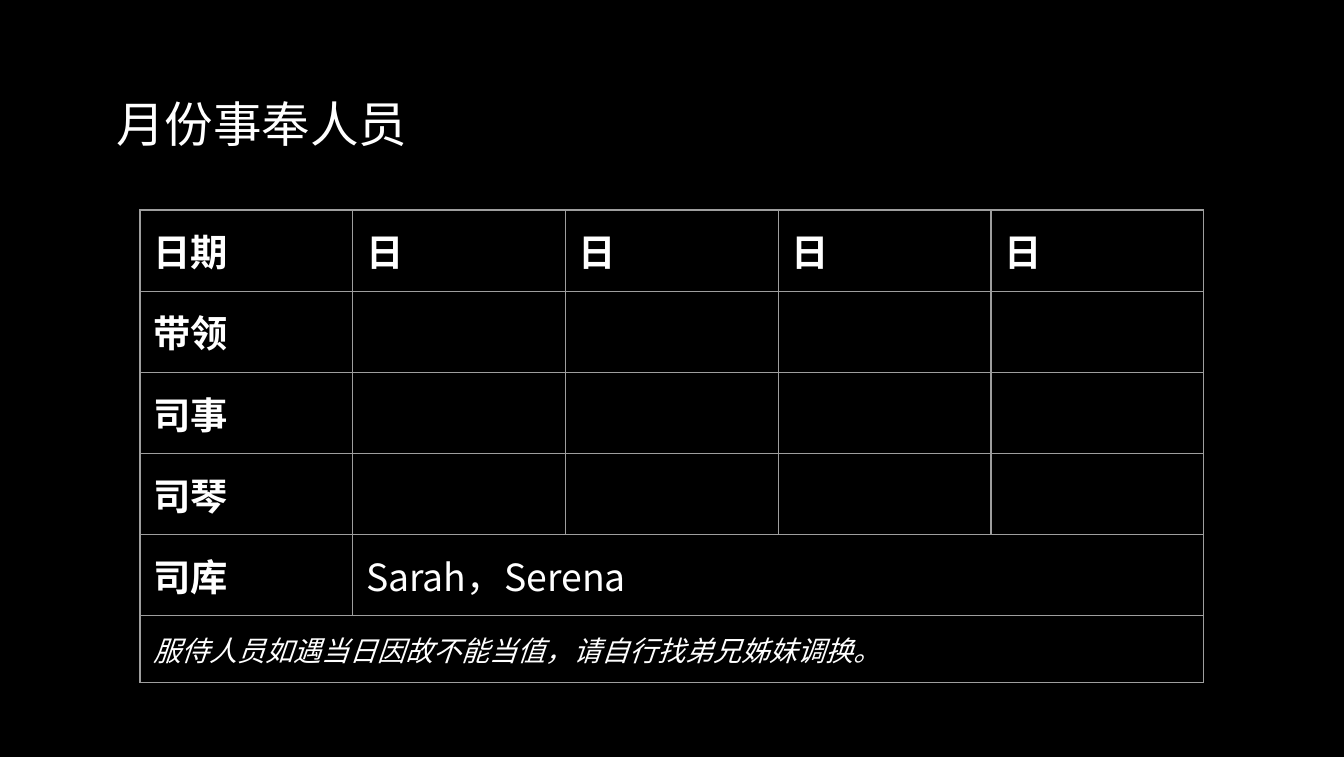
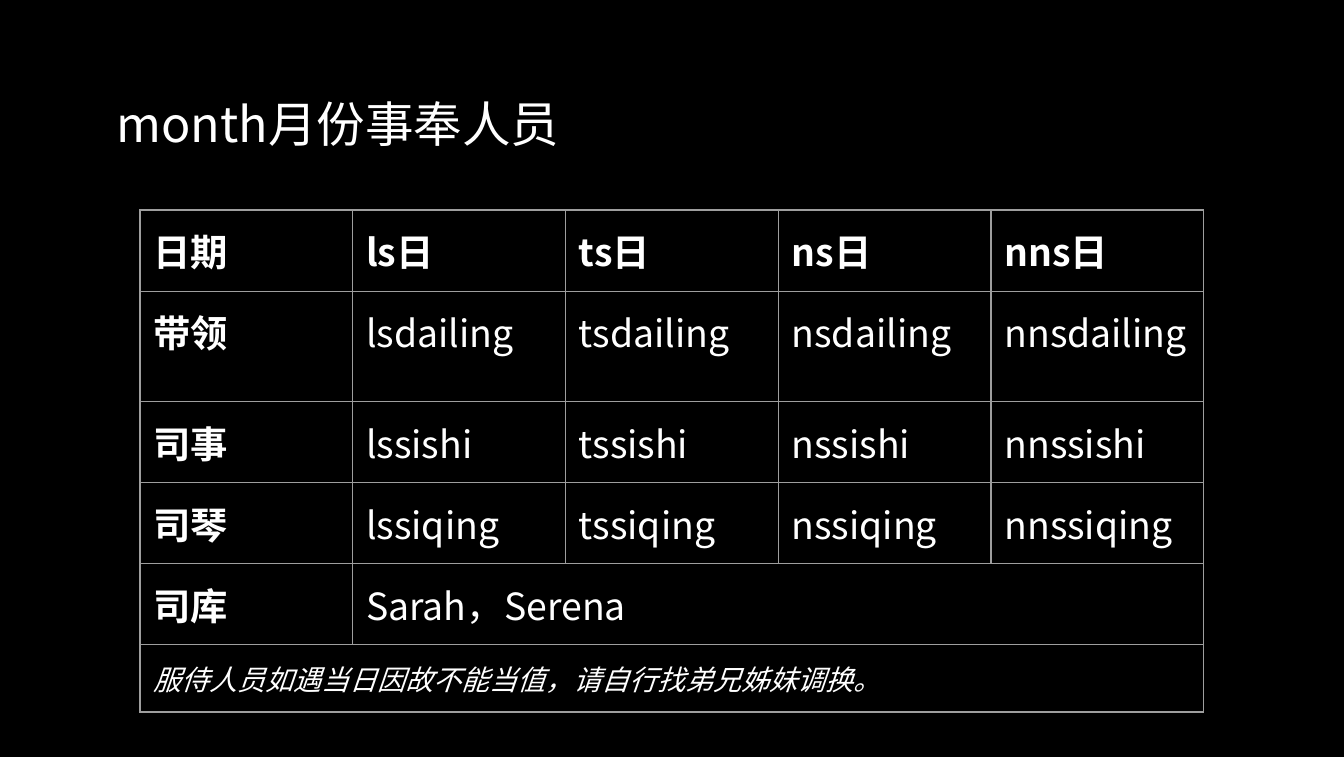
Before and after one commit to lengerrong/sundayapp, a slide deck: slide 11 of templates/worship.pptx. Drawn at 1344x757 pixels with LibreOffice and Linux fonts; fonts in the diff are those of the drawing. Boxes give left, top, right and bottom in pixels: in the first picture for what was removed or moved away, otherwise in the second. Text is boxed around its words. In the diff, an @@ line names an element or a change of style, - is before the commit and + after.

Commit message:
update staff arrangements slide

```diff
--- a/templates/worship.pptx
+++ b/templates/worship.pptx
@@ text at [116, 101, 559, 146]: text changed @@
-月份事奉人员
+month月份事奉人员
@@ table at [140, 210, 1202, 697] @@
-row 1: 日期 | 日 | 日 | 日 | 日
+row 1: 日期 | ls日 | ts日 | ns日 | nns日
-row 2: 带领 |  |  |  | 
+row 2: 带领 | lsdailing | tsdailing | nsdailing | nnsdailing
-row 3: 司事 |  |  |  | 
+row 3: 司事 | lssishi | tssishi | nssishi | nnssishi
-row 4: 司琴 |  |  |  | 
+row 4: 司琴 | lssiqing | tssiqing | nssiqing | nnssiqing
```
Also in this commit, not shown: 7 other files.
